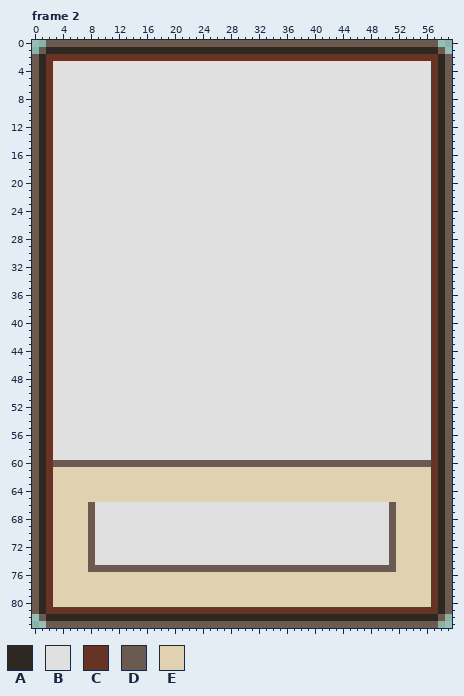
File history of a pixel-art file, card_game/card/card.aseprite. The picture above is the old version.
60x84 pixels, 2 frames. Shown: frame 2. The commit also changed other frames, which this record leaves out.
Palette (. is transparent): A #2f2721  B #e0e0e0  C #663424  D #6b5a50  E #e0d2b0
The result:
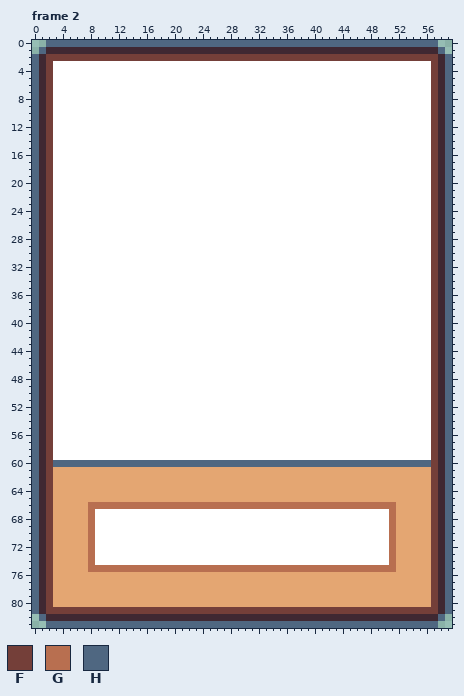
Colours new in this view: F #743f39  G #b86f50  H #4f6781
Changes in this commit:
colour A: #2f2721 -> #3f2832
colour B: #e0e0e0 -> #ffffff
colour E: #e0d2b0 -> #e4a672
Frame 2:
y 0: x 2..57 DDDDDDDDDDDDDDDDDDDDDDDDDDDDDDDDDDDDDDDDDDDDDDDDDDDDDDDD -> HHHHHHHHHHHHHHHHHHHHHHHHHHHHHHHHHHHHHHHHHHHHHHHHHHHHHHHH
y 1: x 1 D -> H; x 58 D -> H
y 2: x 0 D -> H; x 2..57 CCCCCCCCCCCCCCCCCCCCCCCCCCCCCCCCCCCCCCCCCCCCCCCCCCCCCCCC -> FFFFFFFFFFFFFFFFFFFFFFFFFFFFFFFFFFFFFFFFFFFFFFFFFFFFFFFF; x 59 D -> H
y 3..59: x 0 D -> H; x 2 C -> F; x 57 C -> F; x 59 D -> H
y 60: x 0 D -> H; x 2..57 CDDDDDDDDDDDDDDDDDDDDDDDDDDDDDDDDDDDDDDDDDDDDDDDDDDDDDDC -> FHHHHHHHHHHHHHHHHHHHHHHHHHHHHHHHHHHHHHHHHHHHHHHHHHHHHHHF; x 59 D -> H
y 61..65: x 0 D -> H; x 2 C -> F; x 57 C -> F; x 59 D -> H
y 66: x 0 D -> H; x 2 C -> F; x 8..51 DBBBBBBBBBBBBBBBBBBBBBBBBBBBBBBBBBBBBBBBBBBD -> GGGGGGGGGGGGGGGGGGGGGGGGGGGGGGGGGGGGGGGGGGGG; x 57 C -> F; x 59 D -> H
y 67..74: x 0 D -> H; x 2 C -> F; x 8 D -> G; x 51 D -> G; x 57 C -> F; x 59 D -> H
y 75: x 0 D -> H; x 2 C -> F; x 8..51 DDDDDDDDDDDDDDDDDDDDDDDDDDDDDDDDDDDDDDDDDDDD -> GGGGGGGGGGGGGGGGGGGGGGGGGGGGGGGGGGGGGGGGGGGG; x 57 C -> F; x 59 D -> H
y 76..80: x 0 D -> H; x 2 C -> F; x 57 C -> F; x 59 D -> H
y 81: x 0 D -> H; x 2..57 CCCCCCCCCCCCCCCCCCCCCCCCCCCCCCCCCCCCCCCCCCCCCCCCCCCCCCCC -> FFFFFFFFFFFFFFFFFFFFFFFFFFFFFFFFFFFFFFFFFFFFFFFFFFFFFFFF; x 59 D -> H
y 82: x 1 D -> H; x 58 D -> H
y 83: x 2..57 DDDDDDDDDDDDDDDDDDDDDDDDDDDDDDDDDDDDDDDDDDDDDDDDDDDDDDDD -> HHHHHHHHHHHHHHHHHHHHHHHHHHHHHHHHHHHHHHHHHHHHHHHHHHHHHHHH
